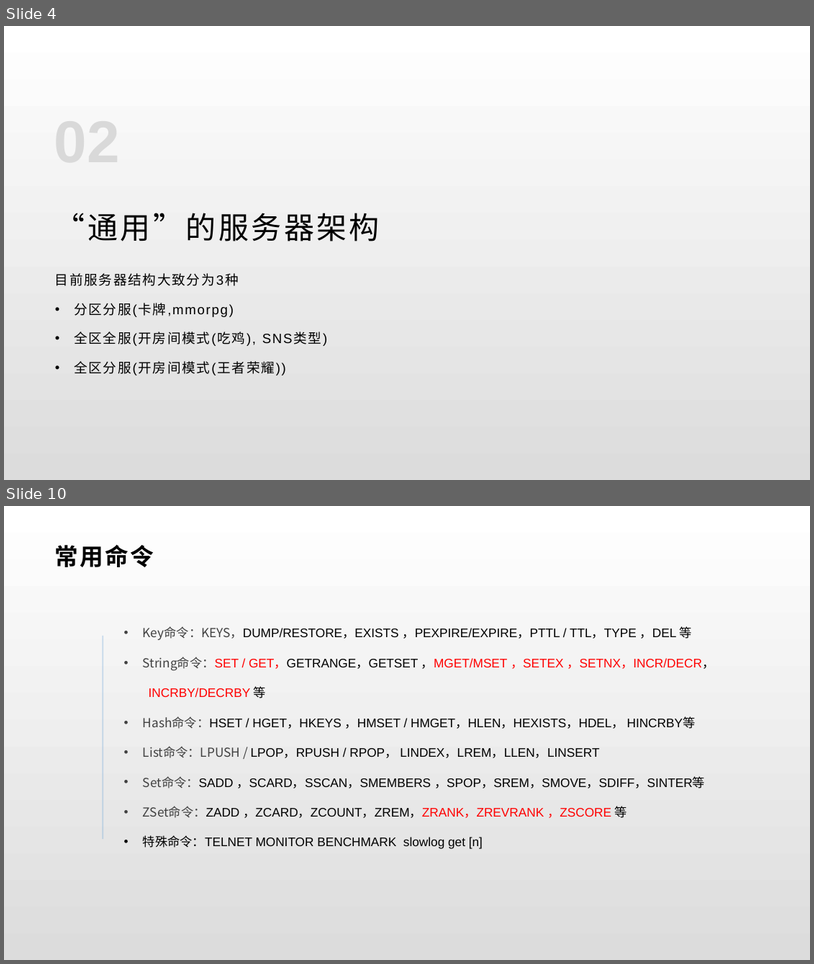
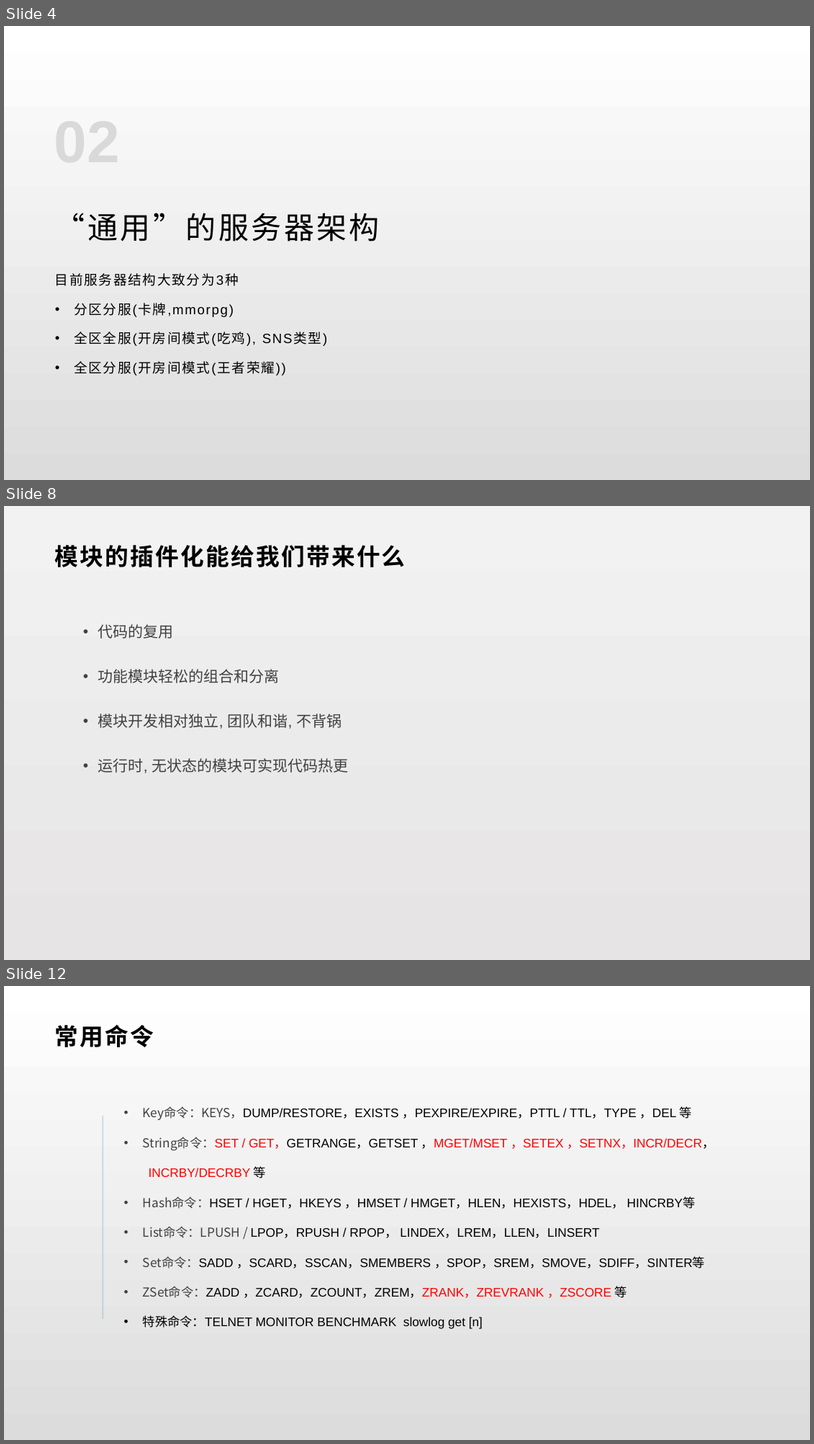
Before and after one commit to lori227/KFrame, a slide deck: _doc/KFrame.pptx. Shown one above the other, each under a label of ours: slides 4 and 10 before the commit, slides 4, 8 and 12 after it; the slides between them are not shown. The pictures are 814x964 and 814x1444 pixels, drawn with LibreOffice and Linux fonts; fonts in the diff are those of the drawing. Boxes give left, top, right and bottom in pixels: in the first picture for what was removed or moved away, otherwise in the second. Text is boxed around its words. In the diff, an @@ line names an element or a change of style, - is before the commit and + after.

```diff
--- a/_doc/KFrame.pptx
+++ b/_doc/KFrame.pptx
@@ slide 8 added at (x1=4, y1=506, x2=810, y2=960), background gradient #F2F2F2 to #E6E4E4 @@
@@ text added at (x1=55, y1=545, x2=406, y2=567), 28 pt, text #000000, bold @@
+模块的插件化能给我们带来什么
@@ text added at (x1=98, y1=624, x2=349, y2=773), 18 pt, text #404040 @@
+  • 代码的复用
+  • 功能模块轻松的组合和分离
+  • 模块开发相对独立, 团队和谐, 不背锅
+  • 运行时, 无状态的模块可实现代码热更
@@ what was slide 10 is now slide 12 @@
```
Also in this commit, not shown: 1 slide changed, 4 other slides added, 3 slides removed.
